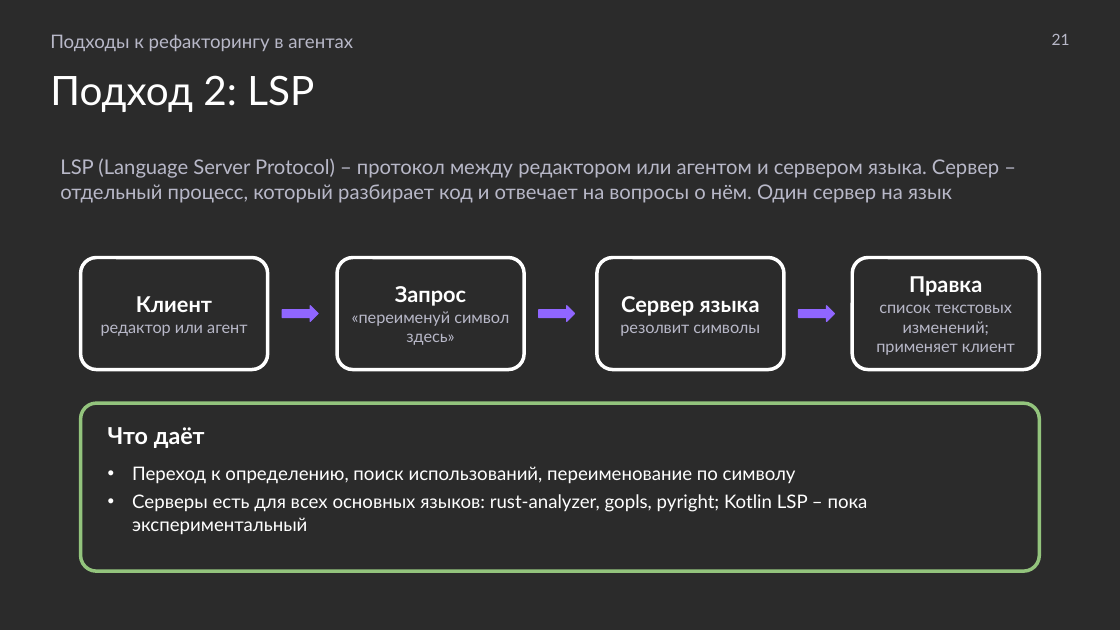
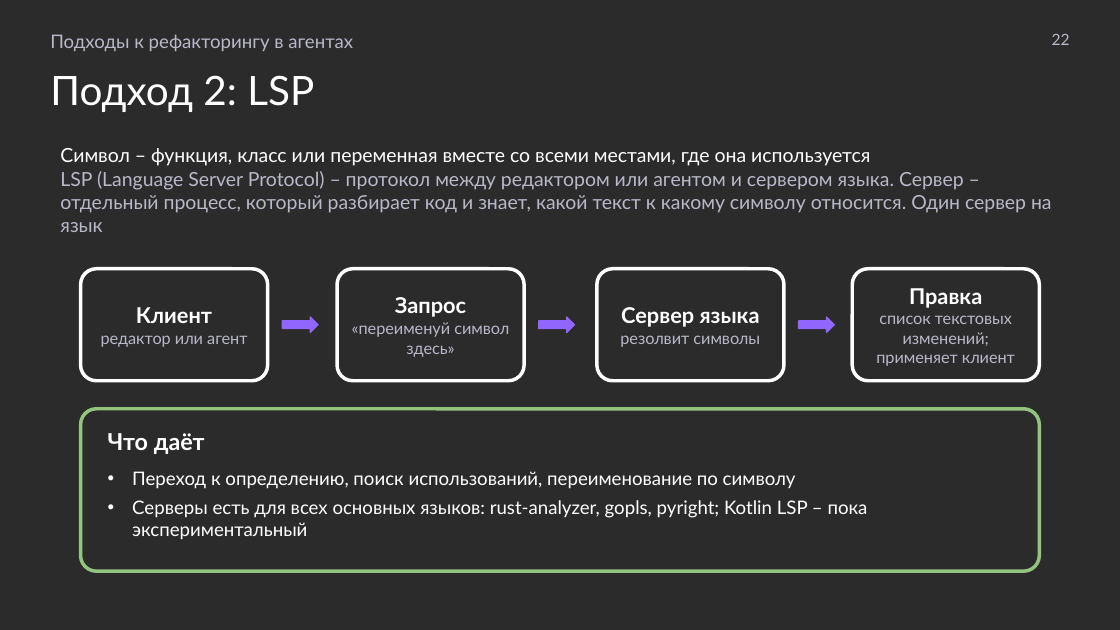
Before and after one commit to MchKosticyn/ide-refactoring-in-ai-agents, a slide deck: slide 22 of Доклад_ Рефакторинг в ИИ-агентах.pptx (slide 21 before the commit). Drawn at 1120x630 pixels with LibreOffice and Linux fonts; fonts in the diff are those of the drawing; background and template pictures are left out; a plain dark background stands for a picture behind light text. Boxes give left, top, right and bottom in pixels: in the first picture for what was removed or moved away, otherwise in the second. Text is boxed around its words. In the diff, an @@ line names an element or a change of style, - is before the commit and + after.

```diff
--- a/Доклад_ Рефакторинг в ИИ-агентах.pptx
+++ b/Доклад_ Рефакторинг в ИИ-агентах.pptx
@@ text at (x1=1052, y1=34, x2=1070, y2=45): text changed @@
-21
+22
@@ text at (x1=60, y1=148, x2=1052, y2=232): text changed; size 13 to 12.5 pt @@
-LSP (Language Server Protocol) – протокол между редактором или агентом и сервером языка. Сервер – отдельный процесс, который разбирает код и отвечает на вопросы о нём. Один сервер на язык
+Символ – функция, класс или переменная вместе со всеми местами, где она используется
+LSP (Language Server Protocol) – протокол между редактором или агентом и сервером языка. Сервер – отдельный процесс, который разбирает код и знает, какой текст к какому символу относится. Один сервер на язык
@@ 4 rounded rectangles, 3 right arrows moved together from (x1=81, y1=258, x2=1039, y2=370) to (x1=81, y1=269, x2=1039, y2=381) @@
@@ rounded rectangle "Что даёт" resized from (x1=81, y1=403, x2=1039, y2=571) to (x1=81, y1=409, x2=1039, y2=571) @@
@@ rounded rectangle "Что даёт" at (x1=81, y1=409, x2=1039, y2=571): proportions changed @@
```
Also in this commit, not shown: 26 other slides changed, 1 slide added, 1 other file.
